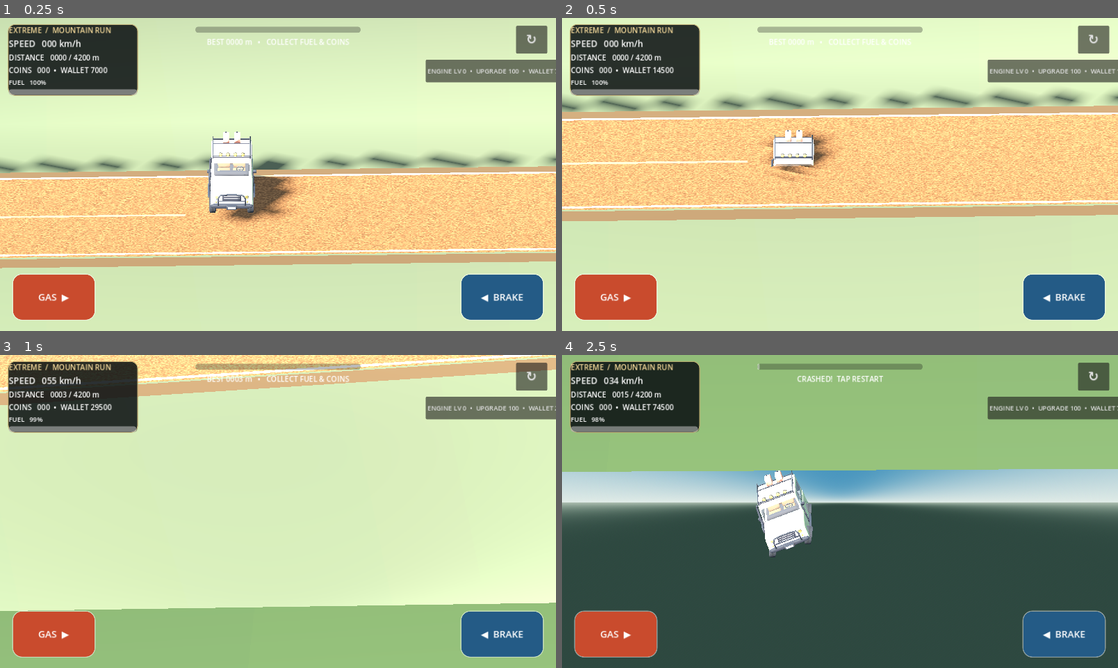
Above: before the commit, frames 1-4 (two rows, left to right).
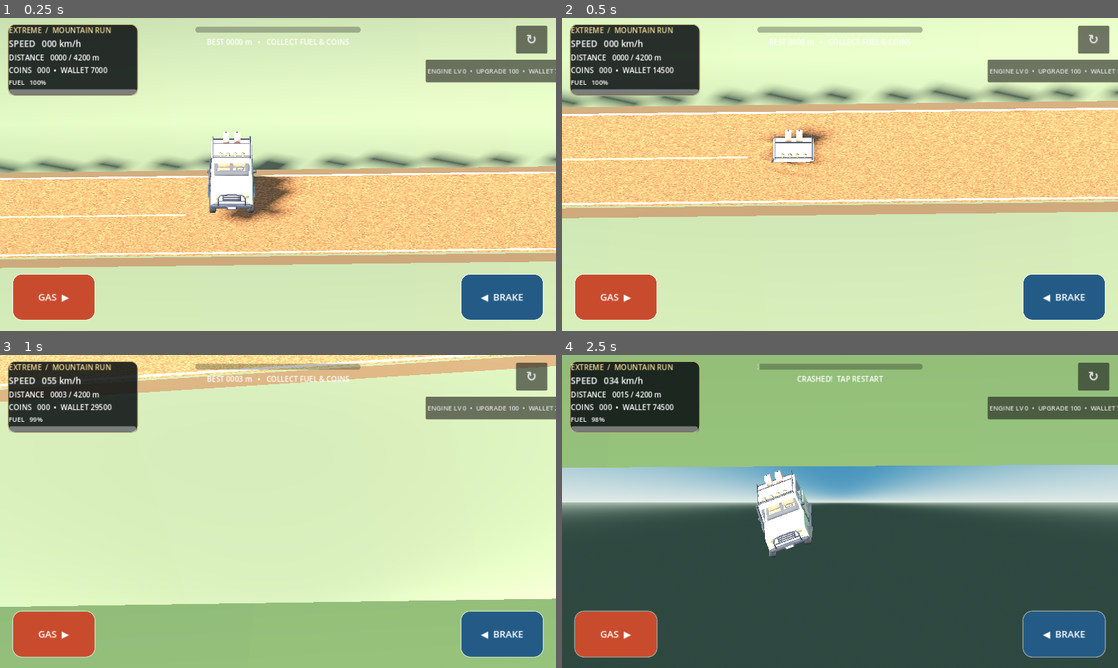
Above: after the commit, the same moments.

Repository: mahdialloui01-art/Extreme-Hill-Racing
Game: Godot game, scene res://scenes/main.tscn
Same seed, same stepped clock (60 frames per second), same inputs: the game is played once before the commit and once after it.
Inputs:
- Up to frame 1 (0.25 s): no input
- Up to frame 2 (0.5 s): no input
- Up to frame 3 (1 s): hold Right from 0.53 s (still down)
- Up to frame 4 (2.5 s): release Right at 1.28 s; hold Left 1.28-2.03 s; hold Right from 2.03 s (still down)

Frame 1 is identical in both runs. In frame 2, 20% of the frame differs, in the area x 0-100%, y 21-65%; in frame 3, 4.9%; in frame 4, 1.4%.

Commit message:
Extend finish terrain beyond the 4.2 km stage goal

Diff:
--- a/scripts/terrain_3d.gd
+++ b/scripts/terrain_3d.gd
@@ -3,7 +3,7 @@
 
 # One deliberately authored mountain stage: long, readable and easy to extend.
 const WORLD_START := -80.0
-const WORLD_END := 4200.0
+const WORLD_END := 4300.0
 const STEP := 4.0
 const HALF_WIDTH := 38.0
 const ROAD_HALF_WIDTH := 4.8
